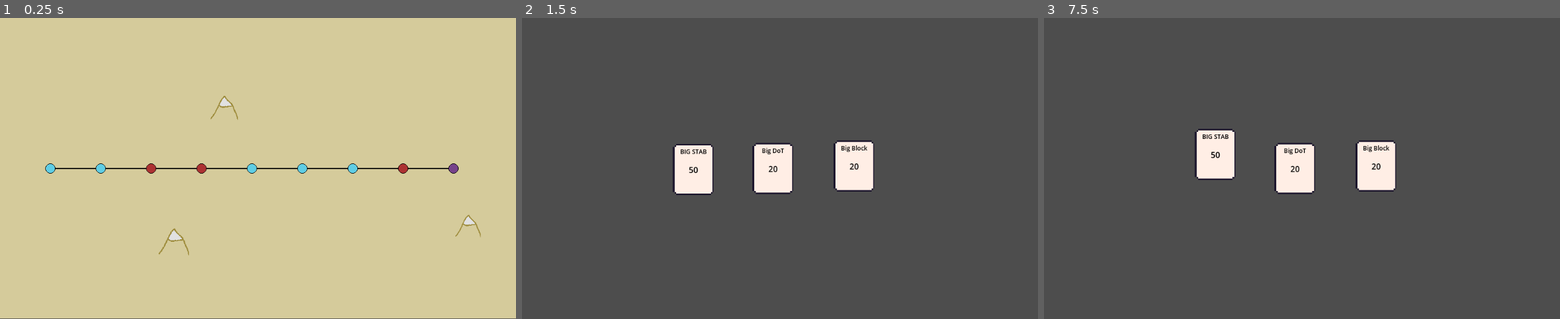
Above: before the commit, frames 1-3 (left to right).
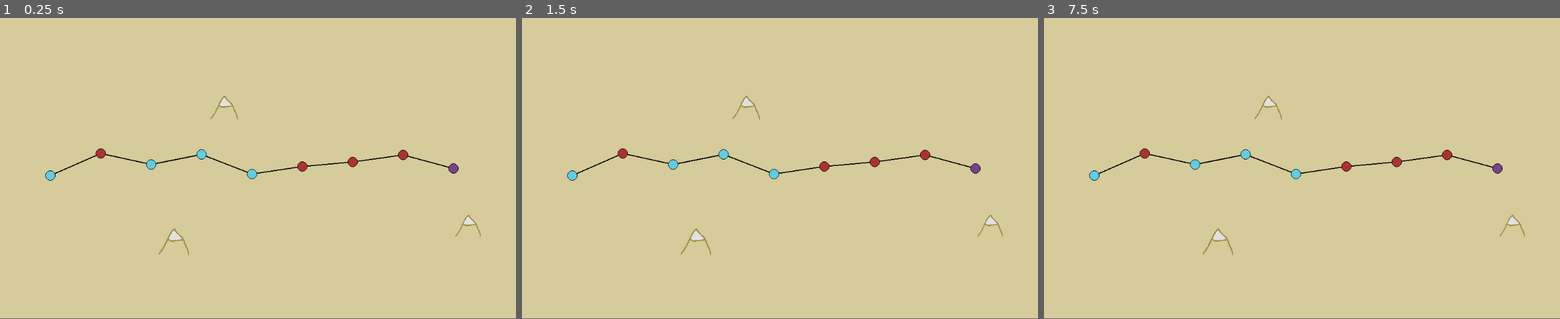
Above: after the commit, the same moments.

Repository: maxnovak/card-battle-time
Game: Godot game, scene res://Game.tscn
Two runs of this game, one before a commit and one after it. Both use one fixed random seed, a clock stepped at 60 frames per second and the inputs below.
Inputs (mouse positions are in pixels of both pictures, inside the frame that each line leads up to):
- Up to frame 1 (0.25 s): no input
- Up to frame 2 (1.5 s): tap Enter at 0.5 s; move the mouse to (573, 168) at 0.52 s; click (573, 168) at 0.67 s; tap Space at 1.25 s; move the mouse to (692, 168) at 1.27 s; click (692, 168) at 1.42 s
- Up to frame 3 (7.5 s): tap Enter at 2, 3.5 s; move the mouse to (1374, 165) at 2.02 s; click (1374, 165) at 2.17 s; tap Space at 2.75, 4.25 s; move the mouse to (1296, 168) at 2.77 s; click (1296, 168) at 2.92 s; move the mouse to (1456, 213) at 3.52 s; click (1456, 213) at 3.67 s; move the mouse to (1147, 123) at 4.27 s; click (1147, 123) at 4.42 s; move the mouse to (1327, 168) at 5.02 s; click (1327, 168) at 5.17 s; move the mouse to (1224, 93) at 5.77 s; click (1224, 93) at 5.92 s; move the mouse to (1415, 153) at 6.52 s; click (1415, 153) at 6.67 s; move the mouse to (1198, 183) at 7.27 s; click (1198, 183) at 7.42 s

The runs differ from the first frame. In frame 1, 1.3% of the frame differs, in the area x 8-87%, y 43-55%; in frame 2, 100%, in the area x 0-100%, y 0-100%; in frame 3, 100%.

Commit message:
Cleanup variable names for constants

Diff:
--- a/Map/map.gd
+++ b/Map/map.gd
@@ -11,24 +11,40 @@
 ]
 var rng = RandomNumberGenerator.new()
 
+const NumberOfLocations = 8
+const LocationStepDistance = 100
+const LocationMinHeight = 270
+const LocationMaxHeight = 320
+const MountainMinSize = 0.5
+const MountainMaxSize = 1.0
+const MountainMinX = 25
+const MountainMaxX = 990
+const MountainTopMinY = 45
+const MountainTopMaxY = 200
+const MountainBottomMinY = 400
+const MountainBottomMaxY = 575
+
 func _ready():
 	populateLandscape()
 	createLocations()
 
 func createLocations():
 	var previousLocation: Node2D
-	for i in range(8):
+	for i in range(NumberOfLocations):
 		var spot = location.instantiate()
 		spot.type = LocationTypes[rng.randi_range(0, LocationTypes.size()-1)]
 		spot.parent = previousLocation
-		spot.position = Vector2(i*100+100, 300)
+		spot.position = Vector2(
+			i*LocationStepDistance+LocationStepDistance,
+			rng.randi_range(LocationMinHeight, LocationMaxHeight)
+		)
 		spot.location_event.connect(_on_location_event)
 		add_child(spot, true)
 		previousLocation = spot
 	var spot = location.instantiate()
 	spot.type = LocationClass.Types.BOSS
 	spot.parent = previousLocation
-	spot.position = Vector2(8*100+100, 300)
+	spot.position = Vector2(NumberOfLocations*LocationStepDistance+LocationStepDistance, 300)
 	spot.location_event.connect(_on_location_event)
 	add_child(spot, true)
 
@@ -37,8 +53,11 @@
 	for i in range(randi_range(1, 3)):
 		var mountain = Sprite2D.new()
 		mountain.texture = load("res://assets/map/mountain.png")
-		mountain.position = Vector2(rng.randi_range(25, 990),rng.randi_range(45, 200)) #45
-		var scale = randf_range(0.5, 1.0)
+		mountain.position = Vector2(
+			rng.randi_range(MountainMinX, MountainMaxX),
+			rng.randi_range(MountainTopMinY, MountainTopMaxY)
+		)
+		var scale = randf_range(MountainMinSize, MountainMaxSize)
 		mountain.scale = Vector2(scale, scale)
 		add_child(mountain)
 
@@ -46,8 +65,11 @@
 	for i in range(randi_range(1, 3)):
 		var mountain = Sprite2D.new()
 		mountain.texture = load("res://assets/map/mountain.png")
-		mountain.position = Vector2(rng.randi_range(25, 990),rng.randi_range(400, 575)) #45
-		var scale = randf_range(0.5, 1.0)
+		mountain.position = Vector2(
+			rng.randi_range(MountainMinX, MountainMaxX),
+			rng.randi_range(MountainBottomMinY, MountainBottomMaxY)
+		)
+		var scale = randf_range(MountainMinSize, MountainMaxSize)
 		mountain.scale = Vector2(scale, scale)
 		add_child(mountain)
 
